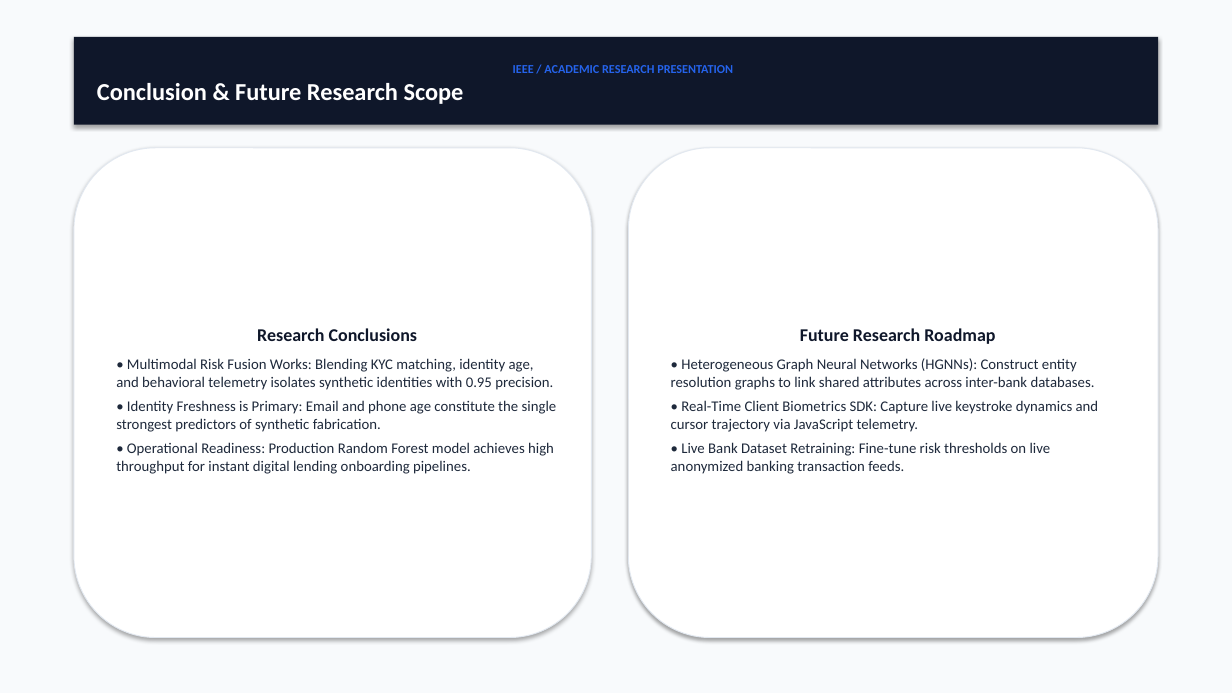
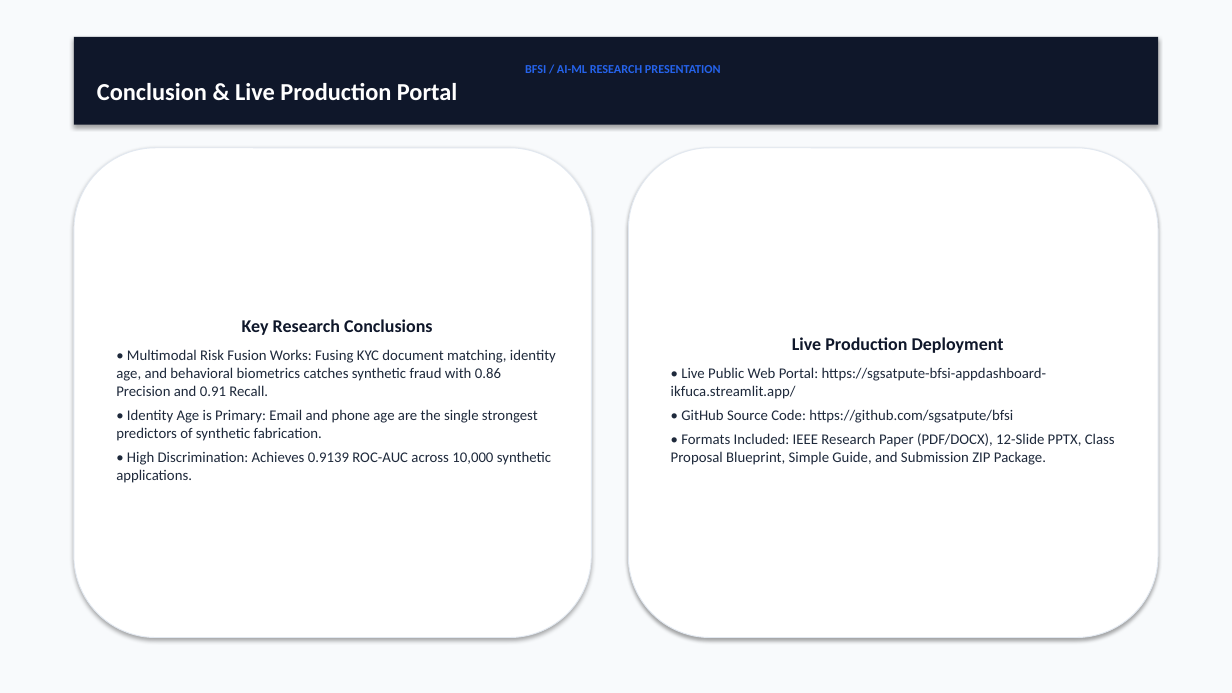
Before and after one commit to sgsatpute/bfsi, a slide deck: slide 7 of report/presentation.pptx. Drawn at 1232x693 pixels with LibreOffice and Linux fonts; fonts in the diff are those of the drawing. Boxes give left, top, right and bottom in pixels: in the first picture for what was removed or moved away, otherwise in the second. Text is boxed around its words. In the diff, an @@ line names an element or a change of style, - is before the commit and + after.

Commit message:
Re-upgrade IEEE paper, PPTX presentation, PDF slides, proposal docs, and submission ZIPs to reflect Explainable AI UI

```diff
--- a/report/presentation.pptx
+++ b/report/presentation.pptx
@@ text in rectangle at box(97, 65, 721, 100): text changed; size 9.5 to 19 pt; text colour #2563EB to #FFFFFF @@
-IEEE / ACADEMIC RESEARCH PRESENTATION
-Conclusion & Future Research Scope
+BFSI / AI-ML RESEARCH PRESENTATION
+Conclusion & Live Production Portal
@@ text in rounded rectangle at box(116, 319, 556, 483): text changed @@
-Research Conclusions
-• Multimodal Risk Fusion Works: Blending KYC matching, identity age, and behavioral telemetry isolates synthetic identities with 0.95 precision.
-• Identity Freshness is Primary: Email and phone age constitute the single strongest predictors of synthetic fabrication.
-• Operational Readiness: Production Random Forest model achieves high throughput for instant digital lending onboarding pipelines.
+Key Research Conclusions
+• Multimodal Risk Fusion Works: Fusing KYC document matching, identity age, and behavioral biometrics catches synthetic fraud with 0.86 Precision and 0.91 Recall.
+• Identity Age is Primary: Email and phone age are the single strongest predictors of synthetic fabrication.
+• High Discrimination: Achieves 0.9139 ROC-AUC across 10,000 synthetic applications.
@@ text in rounded rectangle at box(671, 337, 1115, 465): text changed @@
-Future Research Roadmap
-• Heterogeneous Graph Neural Networks (HGNNs): Construct entity resolution graphs to link shared attributes across inter-bank databases.
-• Real-Time Client Biometrics SDK: Capture live keystroke dynamics and cursor trajectory via JavaScript telemetry.
-• Live Bank Dataset Retraining: Fine-tune risk thresholds on live anonymized banking transaction feeds.
+Live Production Deployment
+• Live Public Web Portal: https://sgsatpute-bfsi-appdashboard-ikfuca.streamlit.app/
+• GitHub Source Code: https://github.com/sgsatpute/bfsi
+• Formats Included: IEEE Research Paper (PDF/DOCX), 12-Slide PPTX, Class Proposal Blueprint, Simple Guide, and Submission ZIP Package.
```
Also in this commit, not shown: 5 other slides changed, 1 slide added, 1 slide removed, 10 other files.
